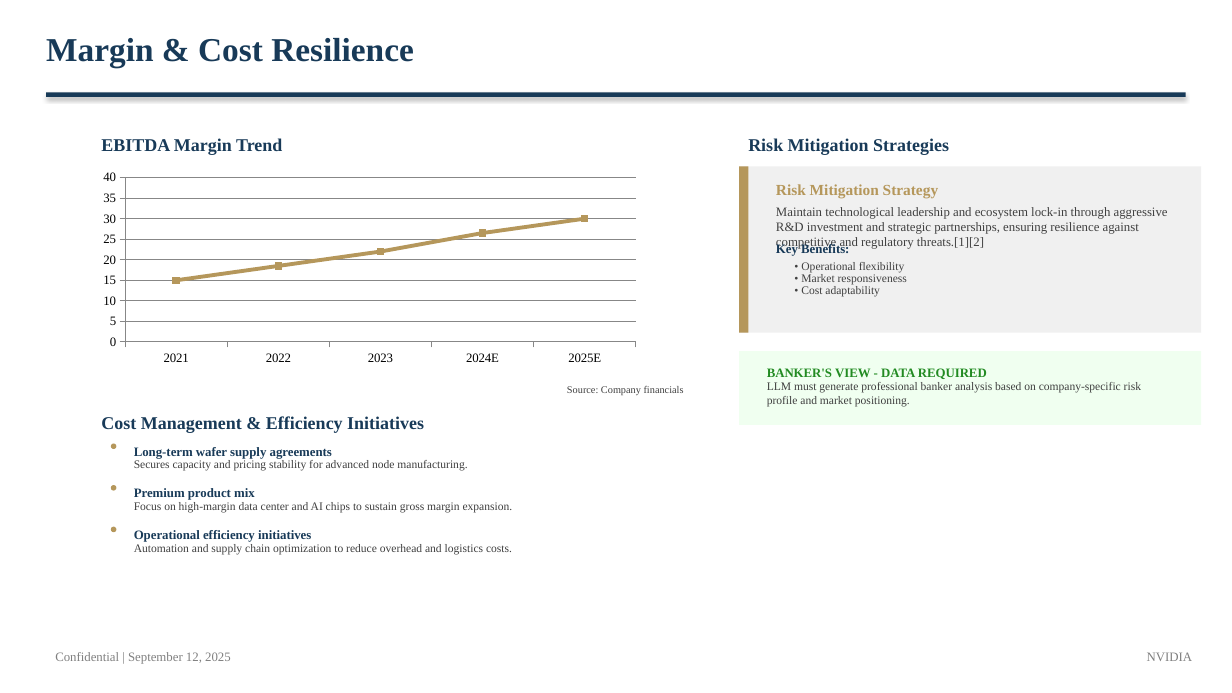
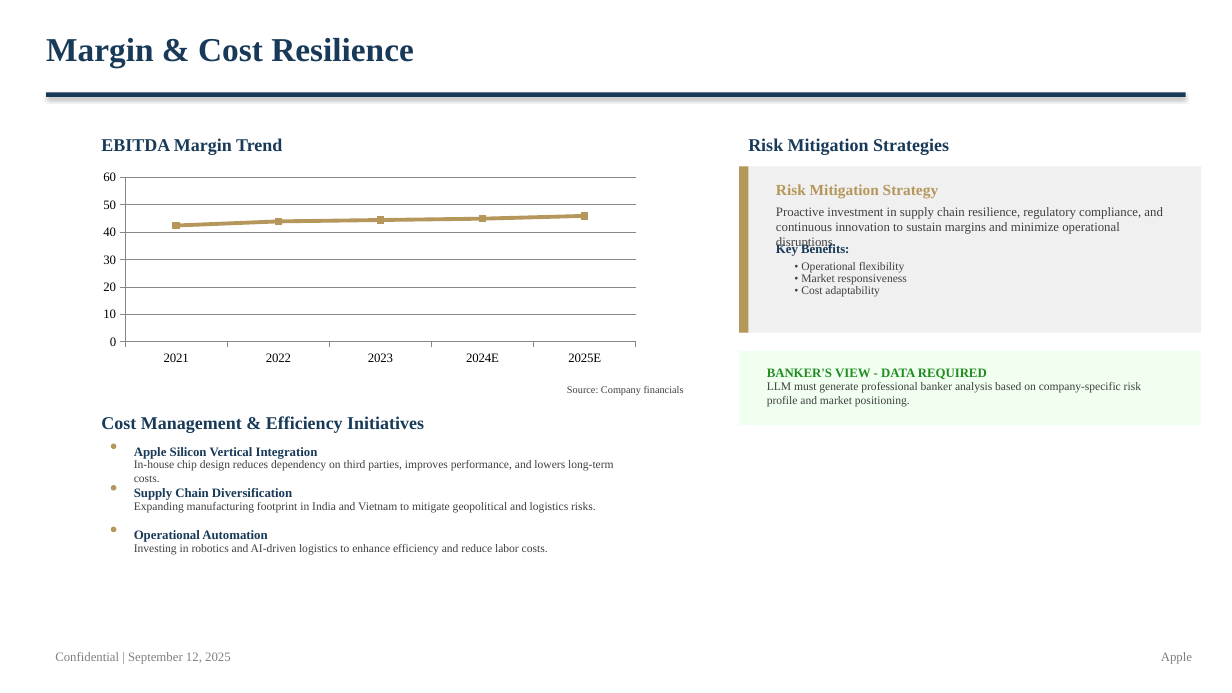
Before and after one commit to alinvb/slide_generator, a slide deck: slide 12 of output_presentation.pptx (slide 16 before the commit). Drawn at 1232x693 pixels with LibreOffice and Linux fonts; fonts in the diff are those of the drawing. Boxes give left, top, right and bottom in pixels: in the first picture for what was removed or moved away, otherwise in the second. Text is boxed around its words. In the diff, an @@ line names an element or a change of style, - is before the commit and + after.

```diff
--- a/output_presentation.pptx
+++ b/output_presentation.pptx
@@ line chart at [92, 166, 647, 370] @@
-EBITDA Margin %: 15, 18, 22, 26, 30
+EBITDA Margin %: 42, 44, 44, 45, 46
@@ value axis changed @@
@@ text at [776, 207, 1163, 234]: text changed @@
-Maintain technological leadership and ecosystem lock-in through aggressive R&D investment and strategic partnerships, ensuring resilience against competitive and regulatory threats.[1][2]
+Proactive investment in supply chain resilience, regulatory compliance, and continuous innovation to sustain margins and minimize operational disruptions.
@@ text at [134, 447, 318, 459]: text changed @@
-Long-term wafer supply agreements
+Apple Silicon Vertical Integration
@@ text at [134, 460, 614, 482]: text changed @@
-Secures capacity and pricing stability for advanced node manufacturing.
+In-house chip design reduces dependency on third parties, improves performance, and lowers long-term costs.
@@ text at [134, 488, 292, 500]: text changed @@
-Premium product mix
+Supply Chain Diversification
@@ text at [134, 502, 596, 513]: text changed @@
-Focus on high-margin data center and AI chips to sustain gross margin expansion.
+Expanding manufacturing footprint in India and Vietnam to mitigate geopolitical and logistics risks.
@@ text at [134, 530, 267, 542]: text changed @@
-Operational efficiency initiatives
+Operational Automation
@@ text at [134, 544, 548, 555]: text changed @@
-Automation and supply chain optimization to reduce overhead and logistics costs.
+Investing in robotics and AI-driven logistics to enhance efficiency and reduce labor costs.
@@ text at [1161, 652, 1192, 664]: text changed @@
-NVIDIA
+Apple
```
Also in this commit, not shown: 9 other slides changed, 4 slides added, 8 slides removed, 13 other files.
